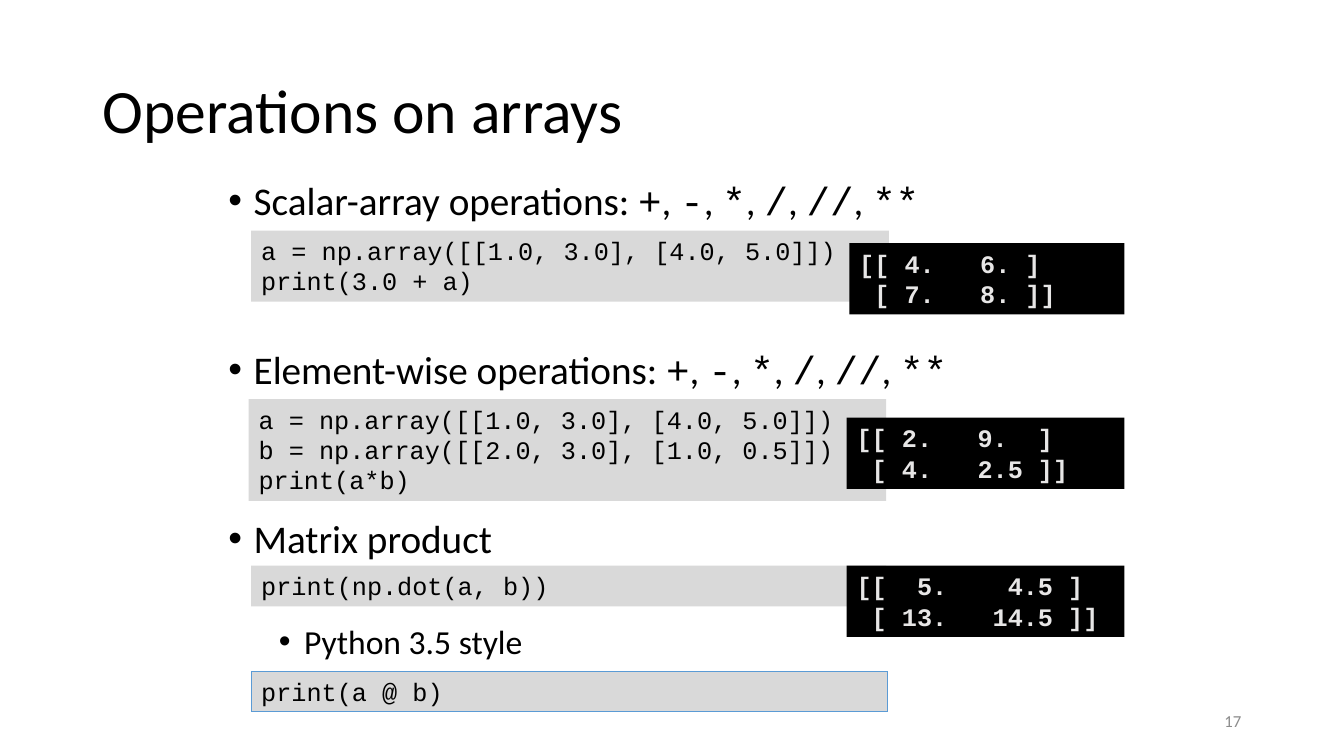
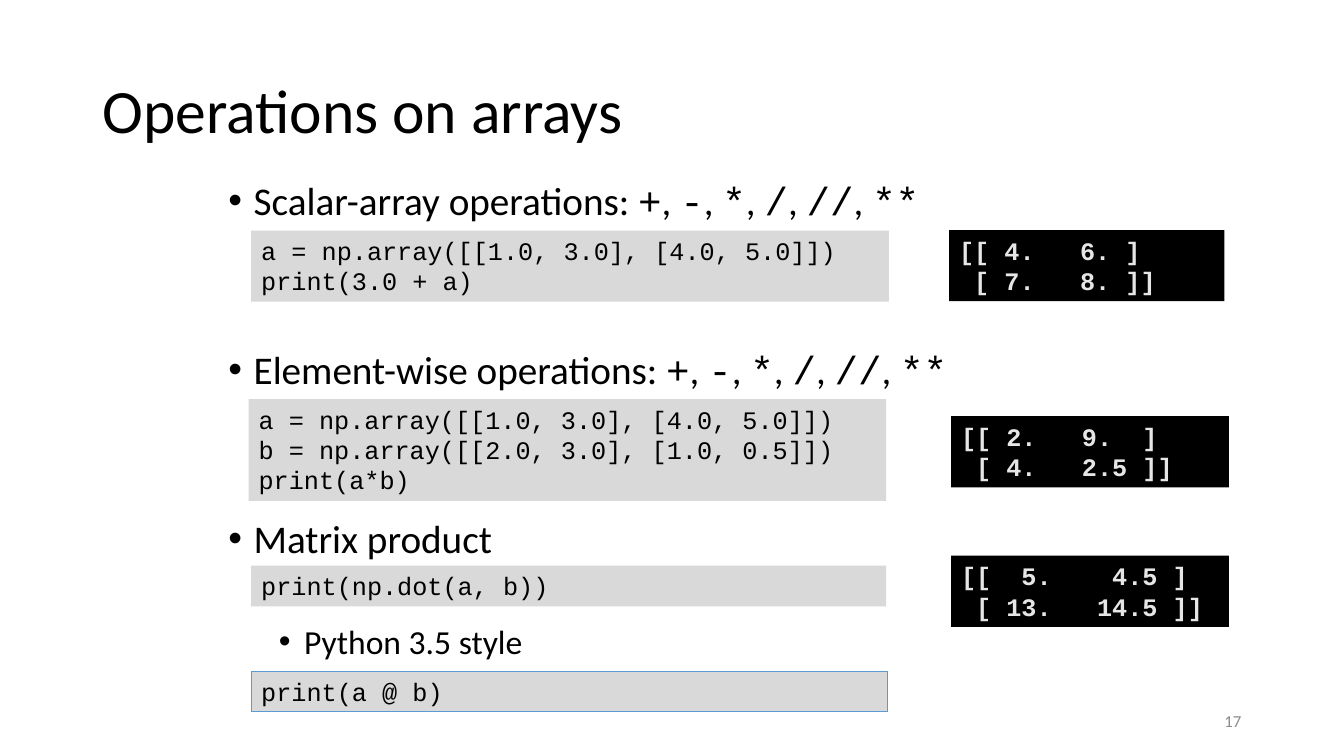
Before and after one commit to gjbex/Scientific-Python, a slide deck: slide 17 of scientific_python.pptx. Drawn at 1344x756 pixels with LibreOffice and Linux fonts; fonts in the diff are those of the drawing. Boxes give left, top, right and bottom in pixels: in the first picture for what was removed or moved away, otherwise in the second. Text is boxed around its words. In the diff, an @@ line names an element or a change of style, - is before the commit and + after.

```diff
--- a/scientific_python.pptx
+++ b/scientific_python.pptx
@@ rectangle "[[ 4. 6. ]": place and size @@
-rectangle "[[ 4. 6. ]" at bbox=[850, 243, 1125, 315]
+rectangle "[[ 4. 6. ]" at bbox=[950, 230, 1225, 301]
@@ rectangle "[[ 2. 9. ]": place and size @@
-rectangle "[[ 2. 9. ]" at bbox=[847, 417, 1125, 489]
+rectangle "[[ 2. 9. ]" at bbox=[952, 416, 1230, 488]
@@ rectangle "[[ 5. 4.5 ]": place and size @@
-rectangle "[[ 5. 4.5 ]" at bbox=[847, 566, 1125, 637]
+rectangle "[[ 5. 4.5 ]" at bbox=[952, 556, 1230, 627]
```
Also in this commit, not shown: 12 other slides changed.
